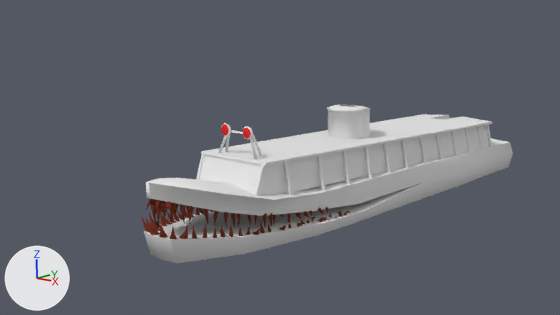
What one commit did to the Blender file raw_assets/enemy.blend.
Rendered twice from the file's camera 'Camera.001'. Lighting does not change. The marker at lower left points along +X, +Y and +Z.

The scene before the commit, as lines of its bpy script (objects in view):
```python
ob_cone = bpy.data.objects.new('Cone', me_cone)
ob_cone.location = (0.0, -5.33, 0.42)
ob_cone.rotation_euler = (-0.17, 0.0, 0.0)  # degrees (-10, 0, 0)
ob_cube_002 = bpy.data.objects.new('Cube.002', me_cube_004)
ob_cube_002.location = (0.0, 0.0, 0.0)
ob_cube_003 = bpy.data.objects.new('Cube.003', me_cube_005)
ob_cube_003.location = (0.04, -3.18, 0.68)
ob_cube_003.rotation_euler = (0.441, 0.337, 1.15)  # degrees (25, 19, 66)
ob_cube_004 = bpy.data.objects.new('Cube.004', me_cube_006)
ob_cube_004.location = (0.14, -2.38, 0.7)
ob_cube_004.rotation_euler = (-0.466, 2.009, 0.000158)  # degrees (-27, 115, 0)
ob_cube_004.scale = (0.878, 0.878, 0.878)
ob_cube_005 = bpy.data.objects.new('Cube.005', me_cube_007)
ob_cube_005.location = (0.74, -2.54, 0.8)
ob_cube_005.rotation_euler = (0.643, 0.226, 0.829)  # degrees (37, 13, 47)
ob_cube_005.scale = (0.651, 0.651, 0.651)
ob_cube_006 = bpy.data.objects.new('Cube.006', me_cube_008)
ob_cube_006.location = (-0.08, -4.76, 0.7)
ob_cube_006.rotation_euler = (1.043, 0.949, 0.935)  # degrees (60, 54, 54)
ob_cube_006.scale = (0.399, 0.399, 0.399)
ob_cube_007 = bpy.data.objects.new('Cube.007', me_cube_009)
ob_cube_007.location = (0.11, -5.41, 0.87)
ob_cube_007.rotation_euler = (0.445, 0.334, 0.316)  # degrees (25, 19, 18)
ob_cube_007.scale = (0.399, 0.399, 0.399)
ob_cube_009 = bpy.data.objects.new('Cube.009', me_cube_011)
ob_cube_009.location = (0.39, -1.09, 0.56)
ob_cube_009.rotation_euler = (0.397, -0.263, 0.475)  # degrees (23, -15, 27)
ob_cube_009.scale = (0.878, 0.878, 0.878)
ob_lanchacolectiva_002 = bpy.data.objects.new('LanchaColectiva.002', me_cube_025)
ob_lanchacolectiva_002.location = (0.0, 0.0, 0.0)
ob_lanchacolectiva_002.scale = (7.0, 7.0, 7.0)
# also in view: 'Cube.022' at (0.0, -0.01, 1.34); 'Cube' at (0.0, 0.5, 1.04); 'Cube.001' at (0.0, 0.37, 0.7)
```
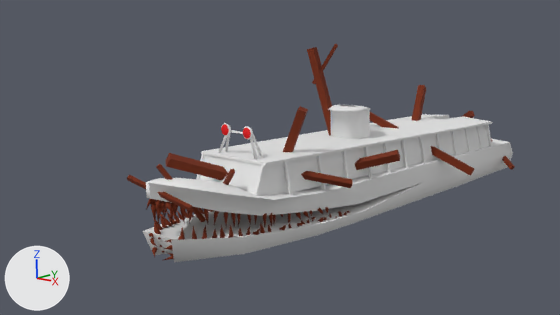
Where the change shows, as pixel boxes (x1, y1, x2, y2) in the pictures (560 x 315 px; the box of a moved part takes in the faces that stretch with it):
'LanchaColectiva.002', reshaped: before (144, 139, 513, 263); after (142, 139, 513, 262)
'Cone', reshaped: before (141, 199, 350, 239); after (146, 199, 350, 260)
'Cube.003', shown (brown): after (166, 153, 228, 180)
'Cube.014', shown (brown): after (307, 47, 332, 136)
'Cube.010', shown (brown): after (370, 112, 474, 176)
'Cube.009', shown (brown): after (355, 150, 400, 170)
'Cube.004', shown (brown): after (283, 106, 308, 152)
'Cube.005', shown (brown): after (301, 171, 352, 188)
'Cube.007', shown: after (127, 175, 192, 211)
'Cube.011', shown: after (412, 85, 426, 121)
'Cube.006', shown: after (156, 164, 206, 222)
'Cube.015', shown: after (312, 44, 338, 84)
'Cube.016', shown: after (223, 169, 235, 185)
'Cube.018', shown: after (491, 139, 515, 170)
'Cube.017', shown: after (463, 111, 475, 118)
part 1 of me_cube_025, moved or reshaped: before (144, 220, 244, 263); after (142, 220, 244, 262)
part 2 of me_cone, added: after (150, 238, 172, 249)
part 3 of me_cone, moved or reshaped: before (141, 213, 188, 239); after (149, 221, 185, 260)

The edits, one by one:
me_cube_025 has 62 vertices, 50 faces and spans x 0.0..0.18, y -0.8..0.78, z -0.1..0.15.
me_cube_025 is used by ob_lanchacolectiva_002; location (0.0, 0.0, 0.0); scale (7.0, 7.0, 7.0).
Part 1, on me_cube_025:
Vertex 0 of me_cube_025 moves from (0.05, -0.76, -0.06) at pixel (177, 263) to (0.04, -0.76, -0.06) at pixel (174, 262).
Vertex 18 of me_cube_025 moves from (0.0, -0.76, -0.06) at pixel (161, 259) to (0.0, -0.68, -0.06).
Vertex 53 of me_cube_025 moves from (0.0, -0.78, 0.01) at pixel (154, 236) to (0.0, -0.7, -0.02).
me_cone is used by ob_cone; location (0.0, -5.33, 0.42); rotation (-0.17, 0.0, 0.0), in degrees (-10, 0, 0).
me_cone had 1617 vertices, 1617 faces and spanned x 0.0..1.22, y -0.2..4.07, z -0.46..0.33.
me_cone now has 1749 vertices, 1749 faces and spans x 0.0..1.22, y -0.2..4.07, z -0.79..0.33.
me_cone part 2: the loose piece of 33 vertices spanning x 0.22..0.45, y -0.07..0.17, z -0.44..-0.08 is copied, and the copy is multiplied about its middle by the matrix ((-0.189, 0.068, -0.554), (-0.557, -0.06, 0.182), (-0.036, 0.582, 0.084)), then moved by (-0.12, 0.06, -0.27); it spans x 0.08..0.33, y 0.05..0.15, z -0.58..-0.46.
me_cone part 3: 99 vertices moved from x 0.02..0.54, y -0.17..0.31, z -0.46..-0.04 to x 0.1..0.41, y 0.03..0.3, z -0.79..-0.11.
Object 'Cube.003' (ob_cube_003) is now shown.
Object 'Cube.004' (ob_cube_004) is now shown.
Object 'Cube.005' (ob_cube_005) is now shown.
Object 'Cube.006' (ob_cube_006) is now shown.
Object 'Cube.007' (ob_cube_007) is now shown.
Object 'Cube.009' (ob_cube_009) is now shown.
Object 'Cube.010' (ob_cube_010) is now shown.
Object 'Cube.011' (ob_cube_011) is now shown.
Object 'Cube.014' (ob_cube_014) is now shown.
Object 'Cube.015' (ob_cube_015) is now shown.
Object 'Cube.016' (ob_cube_016) is now shown.
Object 'Cube.017' (ob_cube_017) is now shown.
Object 'Cube.018' (ob_cube_018) is now shown.
